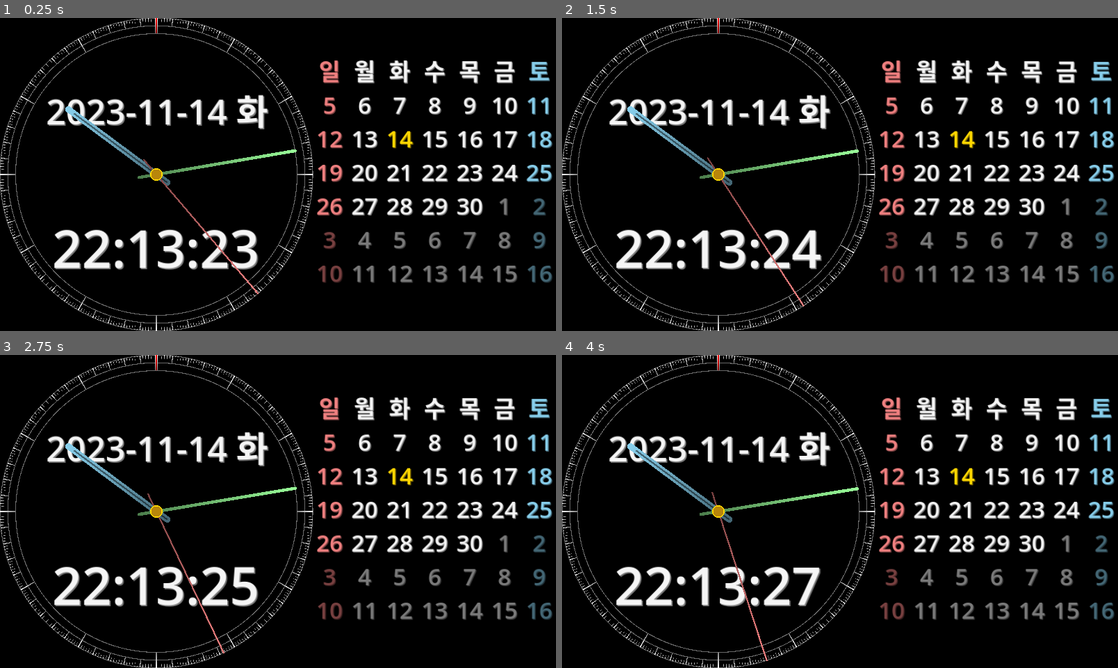
Above: before the commit, frames 1-4 (two rows, left to right).
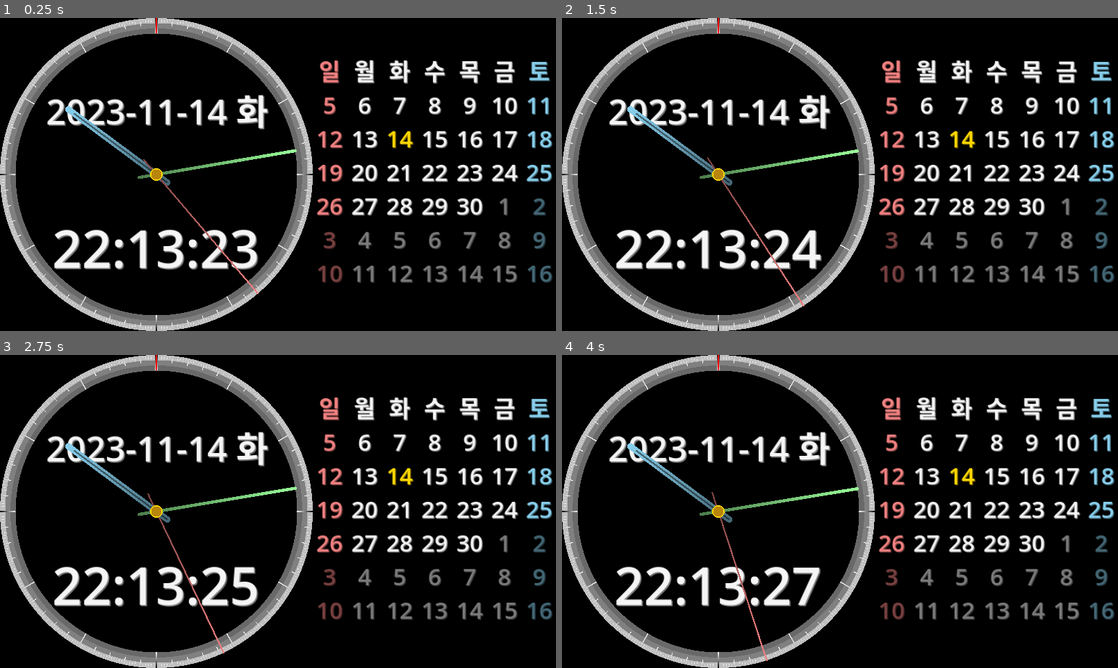
Above: after the commit, the same moments.

Repository: kasworld/gd4analogclockcal
Game: Godot game, scene res://main.tscn
Two runs of this game, one before a commit and one after it. Both use one fixed random seed, a clock stepped at 60 frames per second and the inputs below.
Inputs:
- Up to frame 1 (0.25 s): no input
- Up to frame 2 (1.5 s): no input
- Up to frame 3 (2.75 s): no input
- Up to frame 4 (4 s): no input

The runs differ from the first frame. In frame 1, 8.0% of the frame differs, in the area x 0-57%, y 0-100%; in frame 2, 8.0%; in frame 3, 8.0%; in frame 4, 8.0%.

Commit message:
update face deco

Diff:
--- a/analog_clock.gd
+++ b/analog_clock.gd
@@ -28,27 +28,33 @@
 	add_child(Global.new_circle_fill(Vector2(0,0), clock_R/30, Color.DARK_GOLDENROD))
 
 func draw_dial(x :float,y :float, r :float):
-	add_child( Global.new_circle(Vector2(x,y), r, Color.DIM_GRAY, r/200))
-	add_child(Global.new_circle(Vector2(x,y), r-r/20, Color.DIM_GRAY, r/200))
-	add_child(Global.new_circle(Vector2(x,y), r-r/10, Color.DIM_GRAY, r/200))
+#	add_child( Global.new_circle_fill(Vector2(x,y), r, Color.GRAY) )
+#	add_child( Global.new_circle_fill(Vector2(x,y), r-r/20, Color.WEB_GRAY) )
+#	add_child( Global.new_circle_fill(Vector2(x,y), r-r/10, Color.BLACK) )
+	var center = Vector2(x,y)
+	var w = r/30
+	add_child( Global.new_circle(center, r-w*0.5, Color.GRAY, w))
+	add_child(Global.new_circle(center, r-w*1.5, Color.WEB_GRAY, w))
+	add_child(Global.new_circle(center, r-w*2.5, Color.DIM_GRAY, w))
 	for i in range(0,360):
+		var rad = deg2rad(i)
 		if i == 0:
-			add_child( new_clock_face( Vector2(x,y), r, Color.WHITE, deg2rad(i), r/50, r/10, 0 ) )
-			add_child( new_clock_face( Vector2(x,y), r, Color.RED, deg2rad(i), r/200, r/10, 0 ) )
+			add_child( new_clock_face( center, r, Color.BLACK, Color.WHITE, rad, r/50, r/10, 0 ) )
+			add_child( new_clock_face( center, r, Color.RED, Color.RED, rad, r/200, r/10, 0 ) )
 		elif i % 90 ==0:
-			add_child( new_clock_face( Vector2(x,y), r, Color.WHITE, deg2rad(i), r/100, r/10, 0 ) )
-			add_child( new_clock_face( Vector2(x,y), r, Color.RED, deg2rad(i), r/300, r/20, r/20 ) )
+			add_child( new_clock_face( center, r, Color.BLACK, Color.WHITE, rad, r/100, r/10, 0 ) )
+			add_child( new_clock_face( center, r, Color.RED, Color.RED, rad, r/300, r/20, r/20 ) )
 		elif i % 30 == 0 :
-			add_child( new_clock_face( Vector2(x,y), r, Color.WHITE, deg2rad(i), r/150, r/10, 0 ) )
+			add_child( new_clock_face( center, r, Color.GRAY, Color.WHITE, rad, r/150, r/10, 0 ) )
 		elif i % 6 == 0 :
-			add_child( new_clock_face( Vector2(x,y), r, Color.WHITE, deg2rad(i), r/200, r/20, 0 ) )
+			add_child( new_clock_face( center, r, Color.GRAY, Color.WHITE, rad, r/200, r/20, 0 ) )
 		else :
-			add_child( new_clock_face( Vector2(x,y), r, Color.WHITE, deg2rad(i), r/400, r/40, 0 ) )
+			add_child( new_clock_face( center, r, Color.GRAY, Color.WHITE, rad, r/400, r/40, 0 ) )
 
 
-func new_clock_face(p :Vector2, r :float, co :Color, rad :float, w :float, h :float, y :float) -> Line2D:
+func new_clock_face(p :Vector2, r :float, co1 :Color, co2 :Color, rad :float, w :float, h :float, y :float) -> Line2D:
 	var gr = Gradient.new()
-	gr.colors = [co, co.darkened(0.5)]
+	gr.colors = [co1, co2]
 	var cr = Line2D.new()
 #	cr.default_color = co
 	cr.gradient = gr
Not shown, changed: export_presets.cfg
